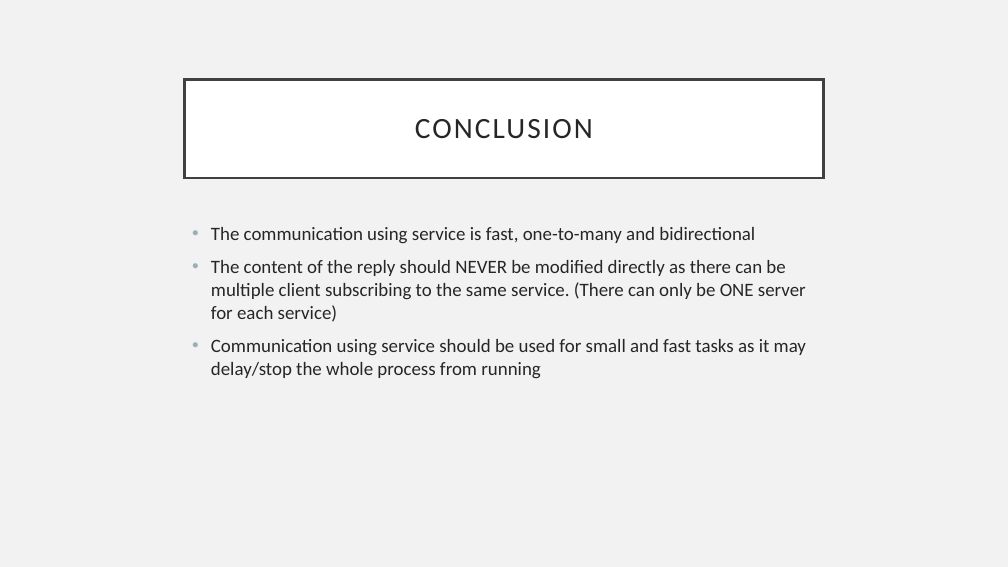
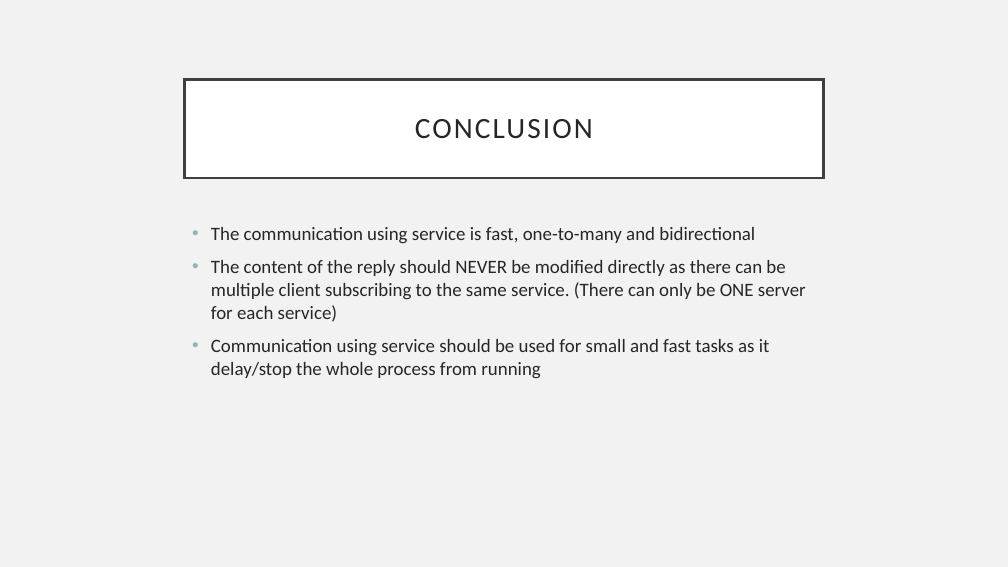
Before and after one commit to fpt-corp/DiRa, a slide deck: slide 11 of Reference/ROS/Working with ROS service.pptx (slide 10 before the commit). Drawn at 1008x567 pixels with LibreOffice and Linux fonts; fonts in the diff are those of the drawing. Boxes give left, top, right and bottom in pixels: in the first picture for what was removed or moved away, otherwise in the second. Text is boxed around its words. In the diff, an @@ line names an element or a change of style, - is before the commit and + after.

```diff
--- a/Reference/ROS/Working with ROS service.pptx
+++ b/Reference/ROS/Working with ROS service.pptx
@@ text at [211, 339, 770, 378]: text changed @@
-• Communication using service should be used for small and fast tasks as it may delay/stop the whole process from running
+• Communication using service should be used for small and fast tasks as it delay/stop the whole process from running
```
Also in this commit, not shown: 3 other slides changed, 1 slide added, 2 other files.
